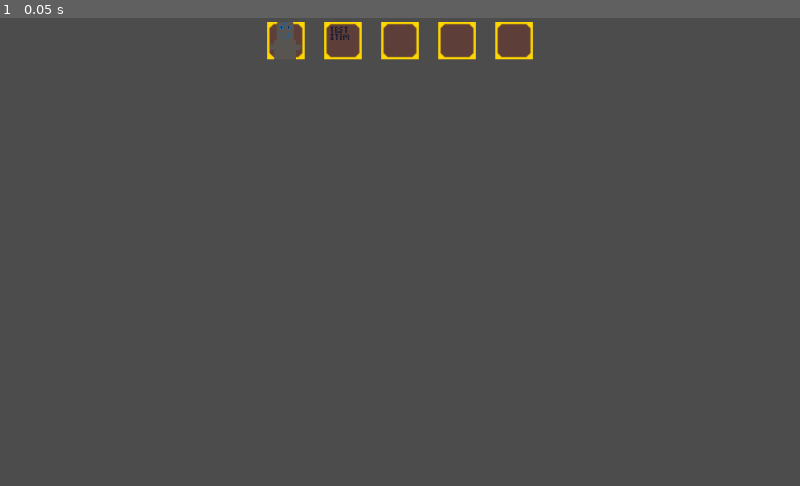
Above: before the commit, frame 1.
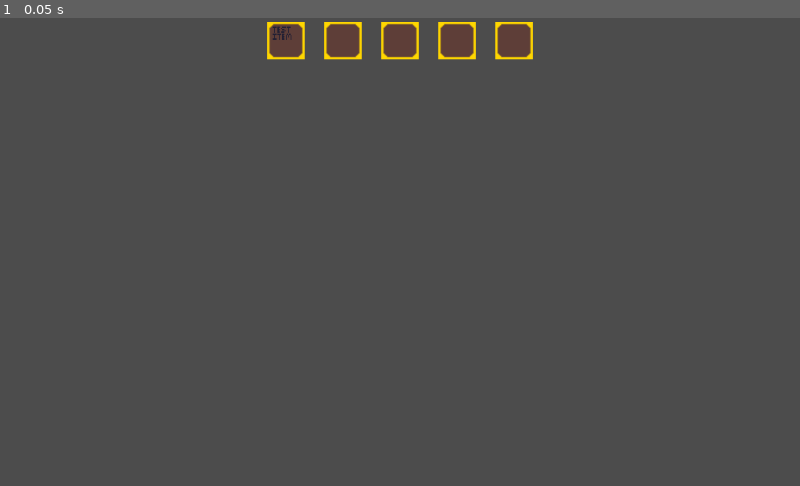
Above: after the commit, the same moment.

Repository: Scriptyure/Team-1528_WaterGame
Game: Godot game, scene res://Scenes/World.tscn
Same seed, same stepped clock (60 frames per second), same inputs: the game is played once before the commit and once after it.
Inputs:
- Up to frame 1 (0.05 s): no input

The runs differ from the first frame. In frame 1, 0.2% of the frame differs, in the area x 33-44%, y 0-9%.

Commit message:
Added pickup functionality for items laying on the ground, picks up based on distance from player

Diff:
--- a/Items/ItemClass/Item-RoboLol.gd
+++ b/Items/ItemClass/Item-RoboLol.gd
@@ -8,7 +8,6 @@
 
 
 func _init():
-	._init()
 	itemPic = preload("res://Assets/Image/Item-RoboLol.png")
 	itemName = "Robot"
 	itemSprite.texture = itemPic
--- a/Items/ItemClass/Item-TestItem.gd
+++ b/Items/ItemClass/Item-TestItem.gd
@@ -8,7 +8,6 @@
 
 
 func _init():
-	._init()
 	itemPic = preload("res://Assets/Image/Item-TestItem.png")
 	itemName = "TestItem"
 	itemSprite.texture = itemPic
--- a/Scripts/Inventory/InventoryController.gd
+++ b/Scripts/Inventory/InventoryController.gd
@@ -1,14 +1,22 @@
+# --- SETUP ---
+# create an area 2d with a collision shape for player pickup range and supply it to pickupArea
+# supply the players node to playerNode
+# supply players camera or main camera to the camera var
+
+
 extends Node
 
-var debug = ResourceLoader.load("res://Items/ItemClass/Item-TestItem.gd")
+var TestItemClass = ResourceLoader.load("res://Items/ItemClass/Item-TestItem.gd")
 var Item = ResourceLoader.load("res://Scripts/Inventory/Item.gd")
+
+var pickupArea
+var playerNode
 
 var selectedItem = 0
 var itemslotPic = preload("res://Assets/Image/item_slot.png")
 
 var scaleSpriteAmount = 1.5
 var camera
-var inventoryMidLocation = Vector2(OS.get_real_window_size().x/2, 0)
 
 # SlotPadding [Horizontal, Vertical]
 var slotPadding = [25, 5];
@@ -21,33 +29,39 @@
 func _init(slotsCount=5, startingItems=[]):
 	amountOfSlots = slotsCount
 	itemsHeld = startingItems
-	inventoryMidLocation.y = inventoryMidLocation.y + itemslotPic.get_height()/2
-	inventoryMidLocation.x -= slotsCount/2 * (itemslotPic.get_width()+slotPadding[0])
 
 
 func _ready():
+	# --- Camera Stuff ---
 	camera = get_node("/root/World/PlayerCamera")
+	var viewSize = camera.get_viewport().size
+
+	# --- Slot Init ---
 	for i in range(amountOfSlots):
 		slots.append(Sprite.new())
 		slots[i].scale = Vector2(scaleSpriteAmount,scaleSpriteAmount)
-		slots[i].position = inventoryMidLocation + (Vector2((itemslotPic.get_width()*scaleSpriteAmount)+slotPadding[0], 0))*i
+		slots[i].position = Vector2(camera.get_camera_screen_center().x - (amountOfSlots/2*((itemslotPic.get_width()*scaleSpriteAmount)+slotPadding[0])),(camera.get_camera_screen_center().y - viewSize.y/2))
 		slots[i].texture = itemslotPic
 		self.add_child(slots[i])
-	addItem(ResourceLoader.load("res://Items/ItemClass/Item-RoboLol.gd"))
-	addItem(debug)
+
+	# --- Debug addItem's ---
+	#addItem(ResourceLoader.load("res://Items/ItemClass/Item-RoboLol.gd"))
+	addItem(TestItemClass)
 
 func _process(delta):
 	# Calculate center of Inventory
 	var viewSize = camera.get_viewport().size
 	var offsetposition = Vector2(camera.get_camera_screen_center().x - (amountOfSlots/2*((itemslotPic.get_width()*scaleSpriteAmount)+slotPadding[0])),(camera.get_camera_screen_center().y - viewSize.y/2))
 
-	# Debug for function testing
+	# --- Debug for function testing ---
 	# if Input.is_key_pressed(KEY_F):
 	# 	addItem(debug)
 	# if Input.is_key_pressed(KEY_G):
 	# 	removeItem("TestItem")
 	# if Input.is_key_pressed(KEY_H):
 	# 	removeItem(0)
+	# if Input.is_key_pressed(KEY_L):
+	#	pickupItem()
 
 	for i in range(amountOfSlots):
 		slots[i].position = Vector2(offsetposition.x + (((itemslotPic.get_width()*scaleSpriteAmount)+slotPadding[0])*i), offsetposition.y + (itemslotPic.get_height()*scaleSpriteAmount)/2 + slotPadding[1])
@@ -57,6 +71,38 @@
 					add_child(itemsHeld[i])
 				itemsHeld[i].itemSprite.position = slots[i].position
 				itemsHeld[i].itemSprite.scale = Vector2(scaleSpriteAmount, scaleSpriteAmount)
+
+func pickupItem():
+	if pickupArea.get_overlapping_areas() == null:
+		return
+	if pickupArea.get_overlapping_areas().size() == 0:
+		return
+
+	var _distances = []
+	var _Items = []
+	for _Item in pickupArea.get_overlapping_areas():
+		if _Item.get_parent().get_type() == "Item":
+			if _Item.get_parent().get_parent() != self:
+				_Items.append(_Item.get_parent())
+				_distances.append(abs(sqrt(pow((_Item.get_parent().position.x - playerNode.position.x), 2) + pow((_Item.get_parent().position.y - playerNode.position.y), 2))))
+
+	var _currentSmallest
+	var _smallestIndex
+	for i in range(_distances.size()):
+		if _currentSmallest == null:
+			_currentSmallest = _distances[i]
+		if _distances[i] < _currentSmallest:
+			_currentSmallest = _distances[i]
+			_smallestIndex = i;
+
+	for _Item in range(_Items.size()):
+		if _distances[_Item] == _currentSmallest:
+			for _ItemHeld in itemsHeld:
+				if _ItemHeld.itemName == _Items[_Item].itemName:
+					print("Item already held in slot, can't pickup another")
+					return
+			addItem(_Items[_Item].get_script())
+			_Items[_Item].free()
 
 
 func addItem(item=null):
@@ -81,6 +127,18 @@
 		else:
 			item = item.new()
 			itemsHeld.append(item);
+
+func selectItem(item=null):
+	if item == null:
+		print("Item selection is empty!")
+		return
+	elif typeof(item) == TYPE_INT:
+		if item >= itemsHeld.size():
+			print("ERROR: Index selected is out of bounds (selectItem)")
+			return
+		selectedItem = item
+
+
 
 func removeItem(item=null):
 	if item == null:
--- a/Scripts/Inventory/Item.gd
+++ b/Scripts/Inventory/Item.gd
@@ -10,11 +10,17 @@
 var itemName = null
 
 var itemSprite = null
-
+var itemArea = null
 var itemPic = null
 
 func _init():
 	itemSprite = Sprite.new()
+
+	itemArea = Area2D.new()
+	itemArea.add_child(CollisionShape2D.new())
+	itemArea.get_child(0).shape = RectangleShape2D.new()
+
+	self.add_child(itemArea)
 	self.add_child(itemSprite)
 	itemSprite.texture = itemPic
 
Not shown, added: .mono/metadata/ide_messaging_meta.txt
